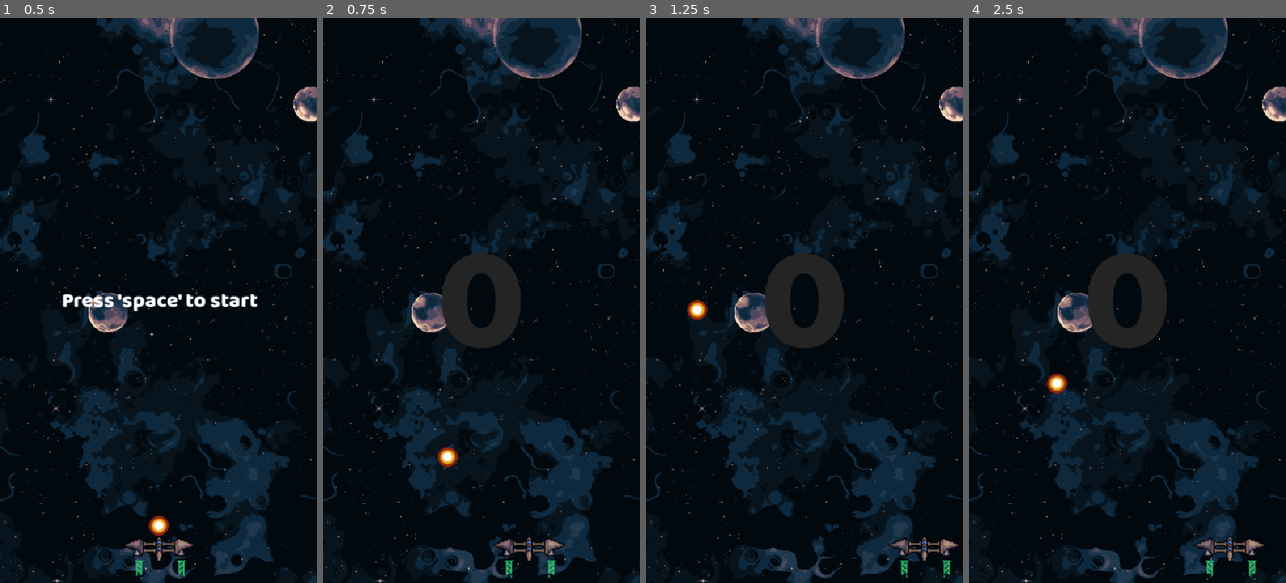
Above: before the commit, frames 1-4 (left to right).
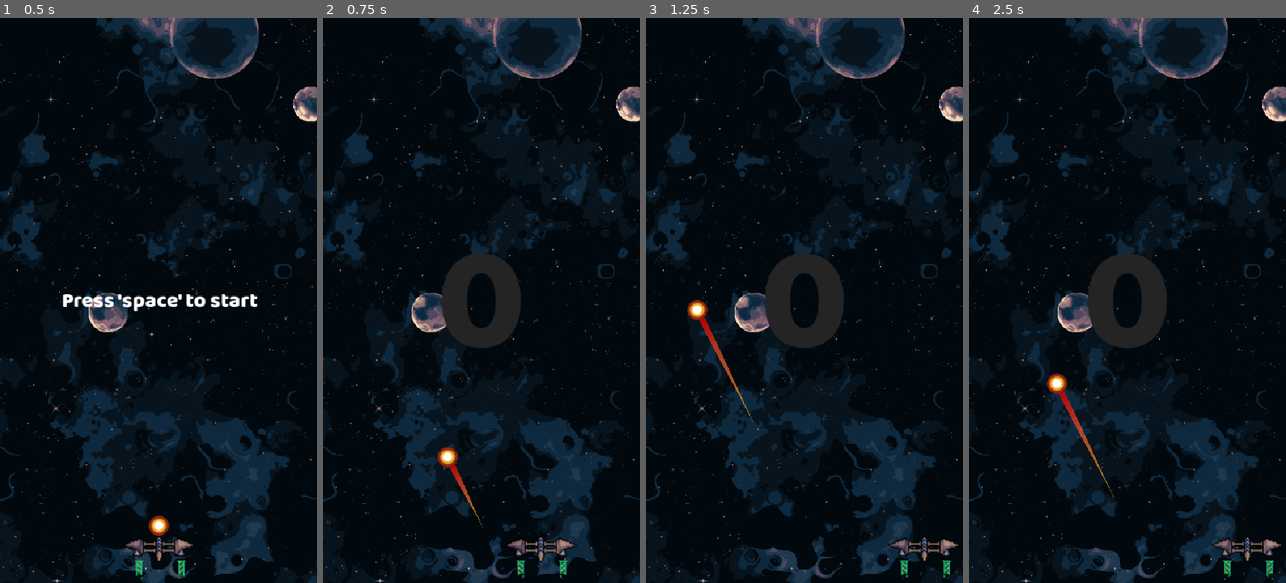
Above: after the commit, the same moments.

Repository: thenriquedb/pong-with-asteroids
Game: Godot game, scene res://scenes/game.tscn
Same seed, same stepped clock (60 frames per second), same inputs: the game is played once before the commit and once after it.
Inputs:
- Up to frame 1 (0.5 s): no input
- Up to frame 2 (0.75 s): tap Space (Start) at 0.5 s; hold Right (ui_right) from 0.53 s (still down); hold Space (Start) from 0.53 s (still down)
- Up to frame 3 (1.25 s): keep holding Right (ui_right); keep holding Space (Start)
- Up to frame 4 (2.5 s): release Right (ui_right) at 1.28 s; release Space (Start) at 1.28 s; hold Left (ui_left) 1.28-2.03 s; tap R at 1.35 s; tap Space (Start) at 2 s; hold Right (ui_right) from 2.03 s (still down); hold Space (Start) from 2.03 s (still down)

Frame 1 is identical in both runs. In frame 2, 0.9% of the frame differs, in the area x 40-80%, y 79-100%; in frame 3, 0.2%; in frame 4, 1.0%, in the area x 28-99%, y 66-100%.

Commit message:
feat: add ball trail effect

Diff:
--- a/scenes/ball.tscn
+++ b/scenes/ball.tscn
@@ -2,6 +2,15 @@
 
 [ext_resource type="Texture2D" uid="uid://cyl5slde6ym1j" path="res://sprites/Bola.png" id="1_7s4qf"]
 [ext_resource type="Script" uid="uid://bsdg2m18qt2r2" path="res://scripts/ball.gd" id="1_cxlvu"]
+[ext_resource type="Script" uid="uid://bwp054t3ucgdp" path="res://scripts/ball_trail.gd" id="3_f7cbr"]
+
+[sub_resource type="Curve" id="Curve_f7cbr"]
+_data = [Vector2(0.026666671, 0.022471905), 0.0, 0.0, 0, 0, Vector2(1, 1), 0.0, 0.0, 0, 0]
+point_count = 2
+
+[sub_resource type="Gradient" id="Gradient_f7cbr"]
+offsets = PackedFloat32Array(0, 0.54464287, 1)
+colors = PackedColorArray(1, 0.8784314, 0, 0.60784316, 1, 0.45490196, 0.2, 0.654902, 0.77254903, 0, 0, 0.8627451)
 
 [sub_resource type="CircleShape2D" id="CircleShape2D_7s4qf"]
 radius = 16.0
@@ -13,6 +22,12 @@
 scale = Vector2(1.6372548, 1.6372548)
 texture = ExtResource("1_7s4qf")
 
+[node name="Line2D" type="Line2D" parent="Sprite2D" unique_id=1022577757]
+top_level = true
+width_curve = SubResource("Curve_f7cbr")
+gradient = SubResource("Gradient_f7cbr")
+script = ExtResource("3_f7cbr")
+
 [node name="CollisionShape2D" type="CollisionShape2D" parent="." unique_id=1638495627]
 shape = SubResource("CircleShape2D_7s4qf")
 debug_color = Color(0.6694576, 0.5094468, 0.049844734, 0.41960785)
--- /dev/null
+++ b/scripts/ball_trail.gd
@@ -0,0 +1,19 @@
+extends Line2D
+
+var previous_position: Vector2 = Vector2.ZERO
+const BALL_RADIUS: float = 16
+
+func _ready() -> void:
+	var texture = get_parent().texture
+	previous_position = get_parent().global_position
+
+func _process(delta: float) -> void:
+	var current_position = get_parent().global_position
+	var direction = (current_position - previous_position).normalized()
+
+	add_point(current_position - BALL_RADIUS * direction)
+
+	if points.size() > 25:
+		remove_point(0)
+
+	previous_position = current_position
--- a/scripts/player.gd
+++ b/scripts/player.gd
@@ -1,6 +1,6 @@
 extends CharacterBody2D
 
-@export var SPEED = 400
+@export var SPEED = 500
 
 var ball
 
Not shown, added: scripts/ball_trail.gd.uid
